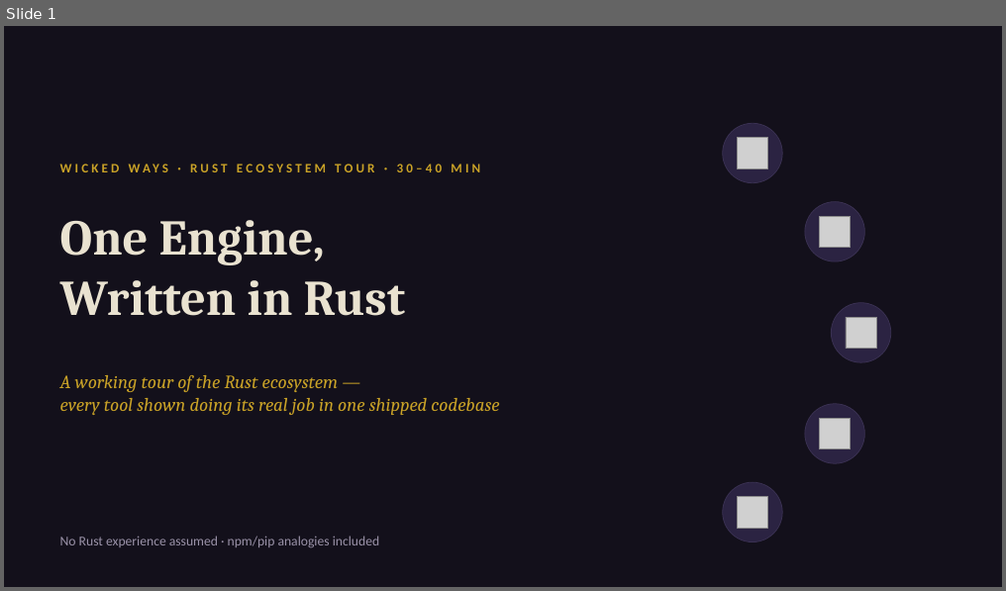
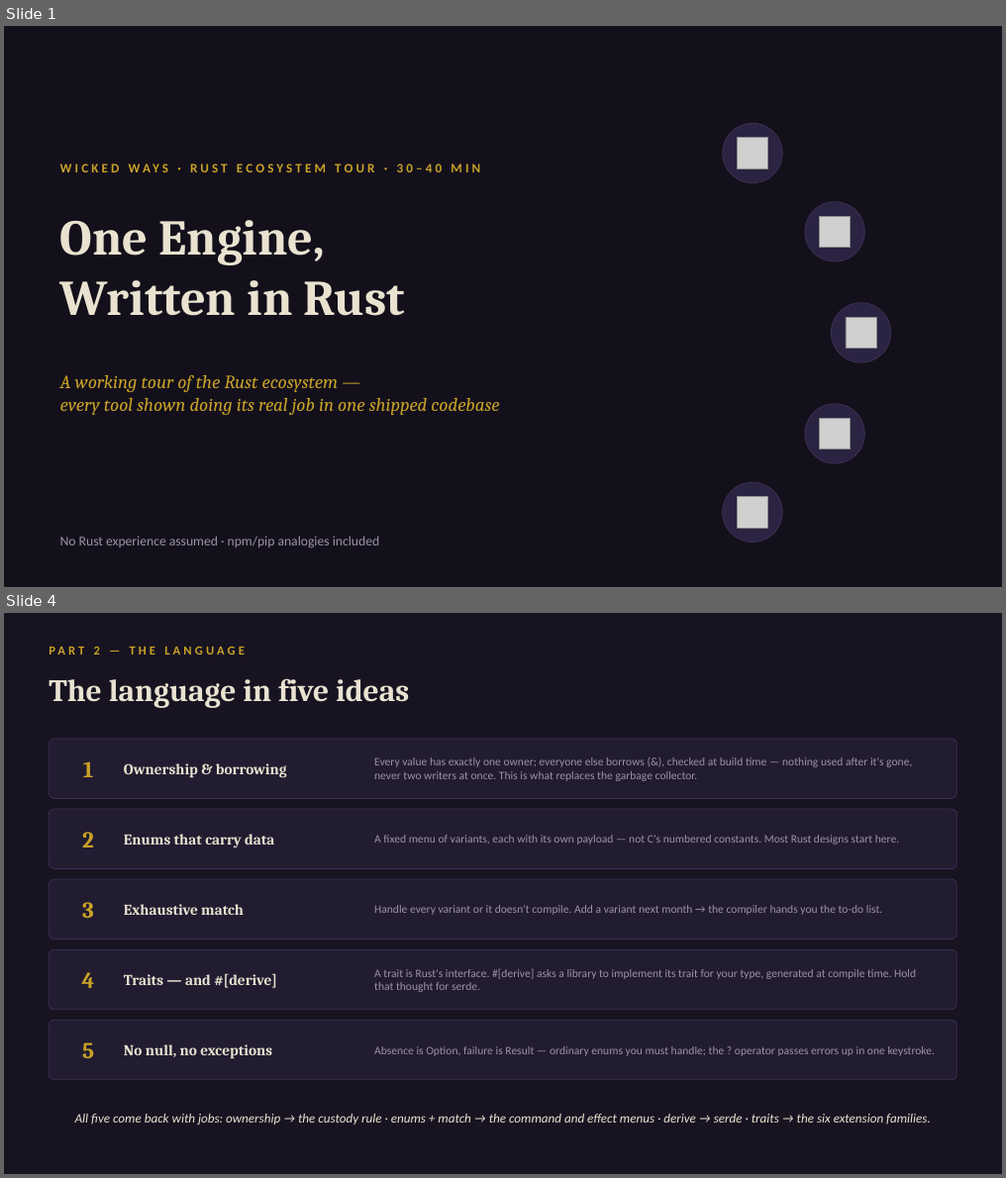
Before and after one commit to daniel0mullins/WickedWays, a slide deck: docs/talks/decks/05-rust-ecosystem.pptx. Shown one above the other, each under a label of ours: slide 1 before the commit, slides 1 and 4 after it; the slides between them are not shown. The pictures are 1006x591 and 1006x1178 pixels, drawn with LibreOffice and Linux fonts; fonts in the diff are those of the drawing; grey boxes stand for pictures. Boxes give left, top, right and bottom in pixels: in the first picture for what was removed or moved away, otherwise in the second. Text is boxed around its words. In the diff, an @@ line names an element or a change of style, - is before the commit and + after.

```diff
--- a/docs/talks/decks/05-rust-ecosystem.pptx
+++ b/docs/talks/decks/05-rust-ecosystem.pptx
@@ slide 4 added at (x1=4, y1=613, x2=1002, y2=1174), background #171321 @@
@@ text added at (x1=94, y1=647, x2=100, y2=655), 12 pt, text #C9A227, bold @@
+PART 2 — THE LANGUAGE
@@ text added at (x1=49, y1=678, x2=409, y2=708), 30 pt, text #E9E2D0, bold @@
+The language in five ideas
@@ rounded rectangle added at (x1=49, y1=739, x2=957, y2=799), fill #221C31, outline #3A3152 0.75 pt @@
@@ text added at (x1=374, y1=758, x2=912, y2=781), 11 pt, text #9A92A8 @@
+Every value has exactly one owner; everyone else borrows (&), checked at build time — nothing used after it's gone, never two writers at once. This is what replaces the garbage collector.
@@ text added at (x1=83, y1=761, x2=94, y2=777), 22 pt, text #C9A227, bold @@
+1
@@ text added at (x1=124, y1=763, x2=287, y2=778), 14.5 pt, text #E9E2D0, bold @@
+Ownership & borrowing
@@ rounded rectangle added at (x1=49, y1=809, x2=957, y2=869), fill #221C31, outline #3A3152 0.75 pt @@
@@ text added at (x1=82, y1=832, x2=94, y2=848), 22 pt, text #C9A227, bold @@
+2
@@ text added at (x1=124, y1=834, x2=274, y2=849), 14.5 pt, text #E9E2D0, bold @@
+Enums that carry data
@@ text added at (x1=374, y1=835, x2=899, y2=845), 11 pt, text #9A92A8 @@
+A fixed menu of variants, each with its own payload — not C's numbered constants. Most Rust designs start here.
@@ rounded rectangle added at (x1=49, y1=879, x2=957, y2=940), fill #221C31, outline #3A3152 0.75 pt @@
@@ text added at (x1=82, y1=902, x2=94, y2=918), 22 pt, text #C9A227, bold @@
+3
@@ text added at (x1=124, y1=904, x2=244, y2=915), 14.5 pt, text #E9E2D0, bold @@
+Exhaustive match
@@ text added at (x1=374, y1=905, x2=882, y2=915), 11 pt, text #9A92A8 @@
+Handle every variant or it doesn't compile. Add a variant next month → the compiler hands you the to-do list.
@@ rounded rectangle added at (x1=49, y1=950, x2=957, y2=1010), fill #221C31, outline #3A3152 0.75 pt @@
@@ text added at (x1=374, y1=968, x2=916, y2=992), 11 pt, text #9A92A8 @@
+A trait is Rust's interface. #[derive] asks a library to implement its trait for your type, generated at compile time. Hold that thought for serde.
@@ text added at (x1=82, y1=972, x2=95, y2=988), 22 pt, text #C9A227, bold @@
+4
@@ text added at (x1=124, y1=973, x2=277, y2=988), 14.5 pt, text #E9E2D0, bold @@
+Traits — and #[derive]
@@ rounded rectangle added at (x1=49, y1=1020, x2=957, y2=1080), fill #221C31, outline #3A3152 0.75 pt @@
@@ text added at (x1=82, y1=1043, x2=94, y2=1059), 22 pt, text #C9A227, bold @@
+5
@@ text added at (x1=124, y1=1045, x2=272, y2=1059), 14.5 pt, text #E9E2D0, bold @@
+No null, no exceptions
@@ text added at (x1=374, y1=1047, x2=936, y2=1057), 11 pt, text #9A92A8 @@
+Absence is Option, failure is Result — ordinary enums you must handle; the ? operator passes errors up in one keystroke.
@@ text added at (x1=75, y1=1114, x2=931, y2=1125), 12.5 pt, text #E9E2D0, italic @@
+All five come back with jobs: ownership → the custody rule · enums + match → the command and effect menus · derive → serde · traits → the six extension families.
```
Also in this commit, not shown: 12 slides changed, 1 other slide added, 1 other file.
